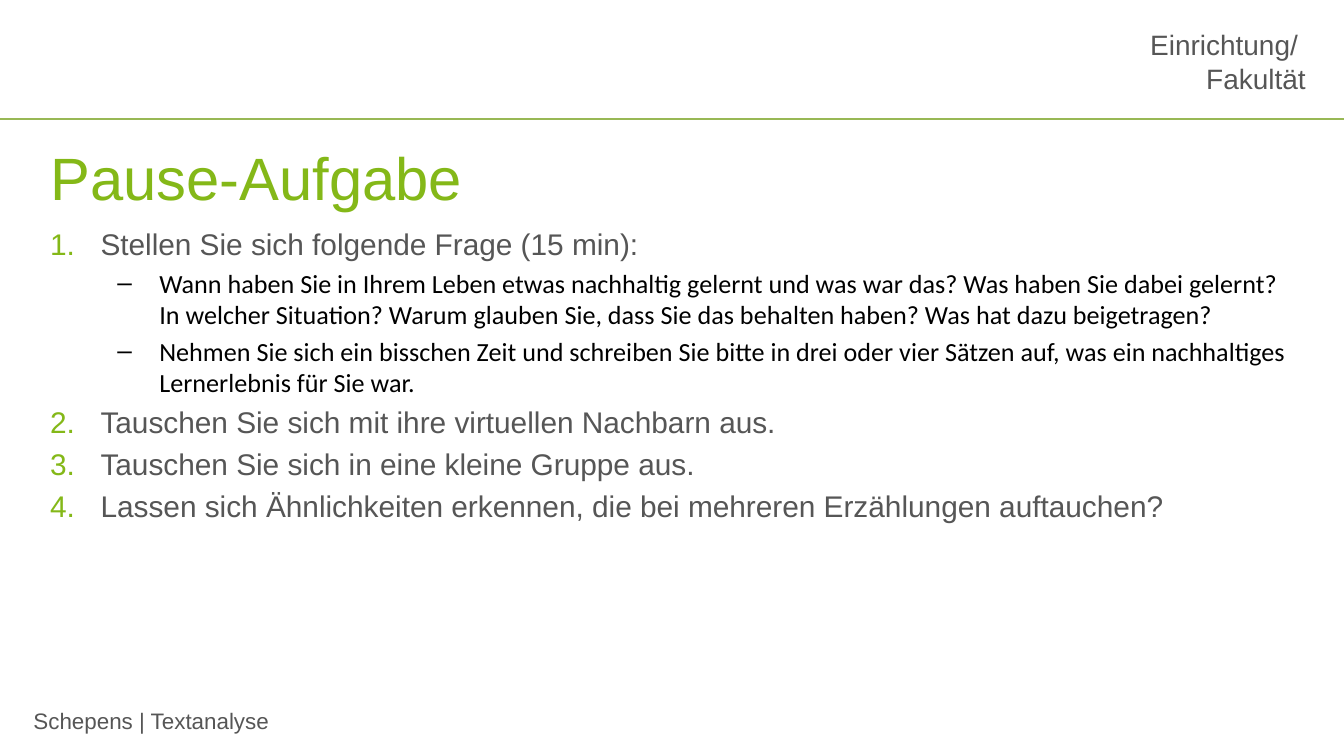
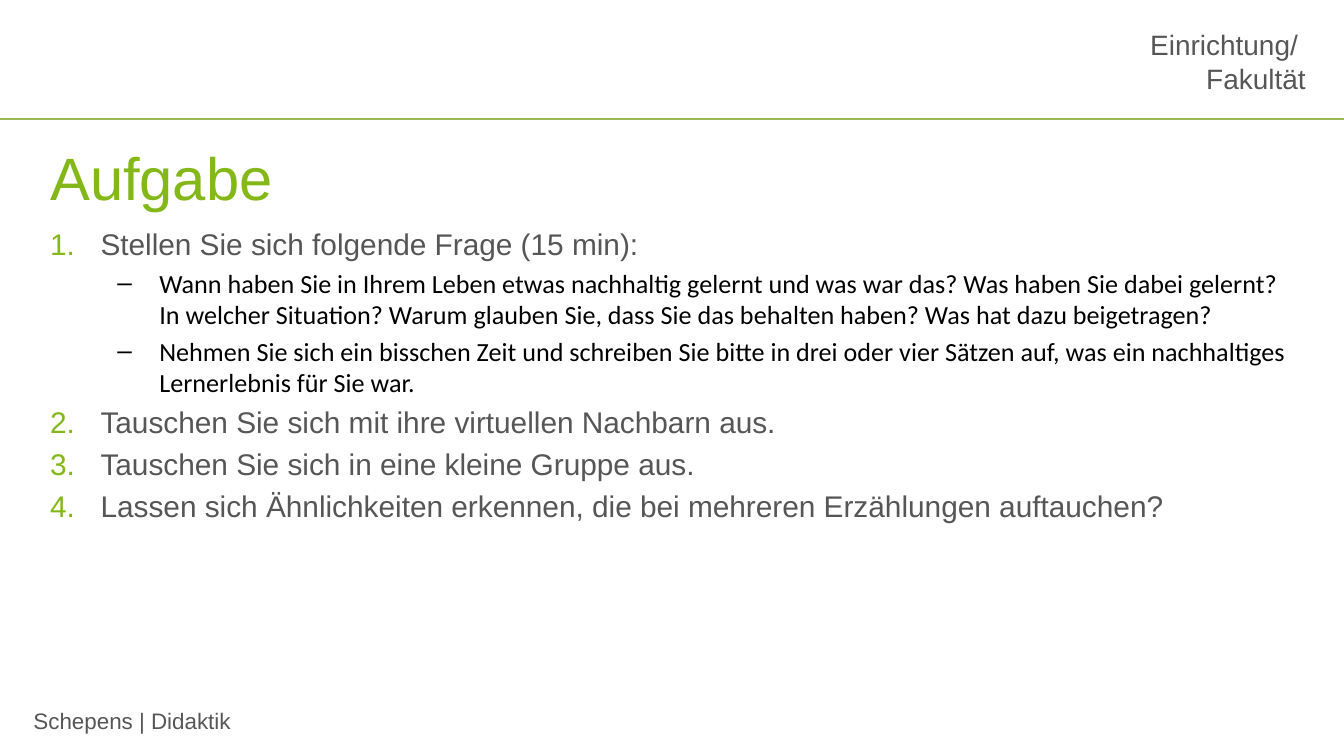
Before and after one commit to jobschepens/didakt, a slide deck: slide 7 of folien/week1.pptx (slide 15 before the commit). Drawn at 1344x756 pixels with LibreOffice and Linux fonts; fonts in the diff are those of the drawing; background and template pictures are left out. Boxes give left, top, right and bottom in pixels: in the first picture for what was removed or moved away, otherwise in the second. Text is boxed around its words. In the diff, an @@ line names an element or a change of style, - is before the commit and + after.

```diff
--- a/folien/week1.pptx
+++ b/folien/week1.pptx
@@ title at (x1=50, y1=156, x2=272, y2=212): text changed @@
-Pause-Aufgabe
+Aufgabe
@@ text at (x1=33, y1=713, x2=231, y2=734): text changed @@
-Schepens | Textanalyse
+Schepens | Didaktik
```
Also in this commit, not shown: 16 other slides changed, 1 slide added, 1 other file.
